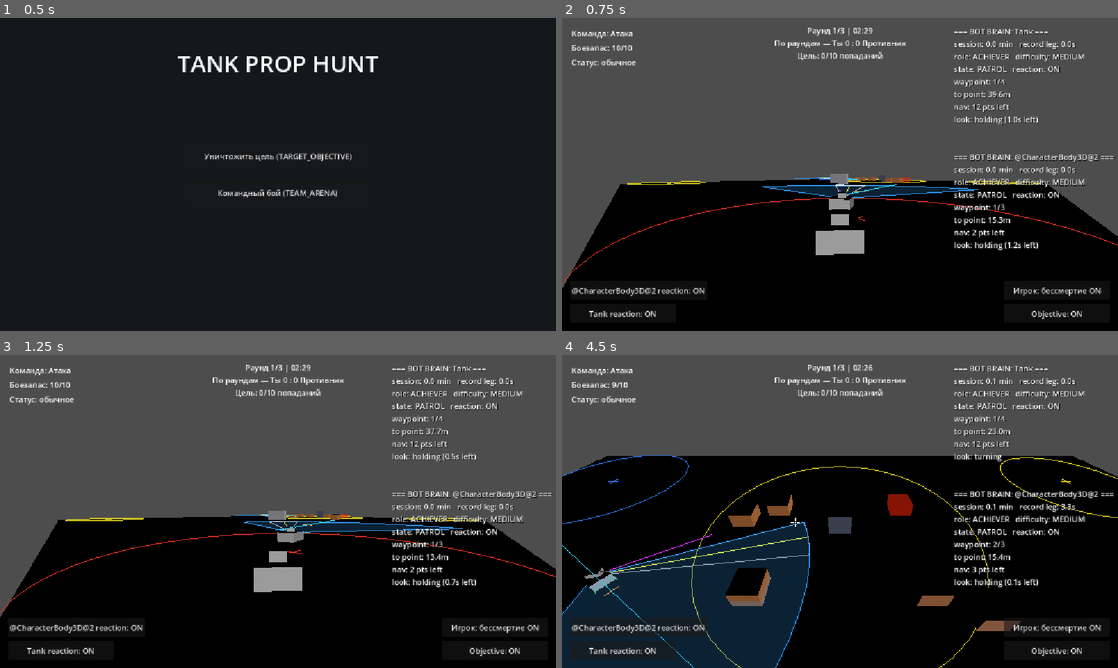
Above: before the commit, frames 1-4 (two rows, left to right).
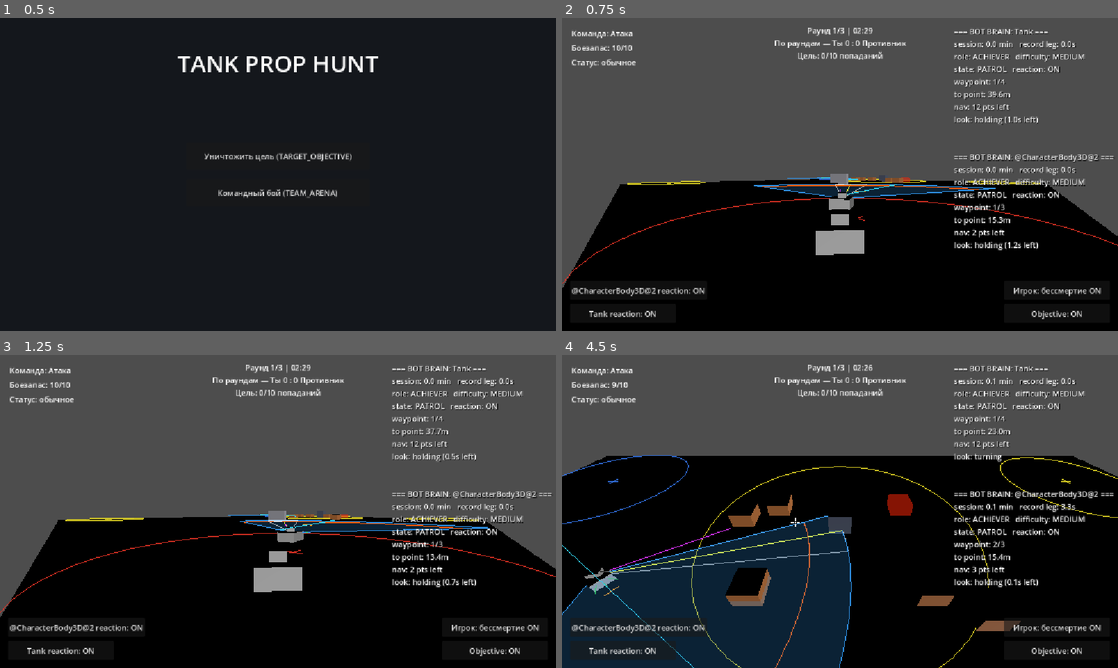
Above: after the commit, the same moments.

Repository: Imadakara/Tanks-Props
Game: Godot game, scene res://scenes/main_menu/MainMenu.tscn
The game is run twice, just before and just after one commit, with the same random seed, the same clock (stepped at 60 frames per second) and the same inputs.
Inputs (mouse positions are in pixels of both pictures, inside the frame that each line leads up to):
- Up to frame 1 (0.5 s): no input
- Up to frame 2 (0.75 s): click "Уничтожить цель (TARGET_OBJEC…" at 0.5 s
- Up to frame 3 (1.25 s): no input
- Up to frame 4 (4.5 s): tap Enter at 1.25 s; move the mouse to (867, 511) at 1.27 s; press the mouse at (867, 511) at 1.28 s; hold W (move_forward) from 1.28 s (still down); move the mouse to (812, 511) at 2.02 s; release the mouse at (812, 511) at 2.03 s; click (812, 511) at 2.1 s; move the mouse to (851, 505) at 2.77 s; hold E (toggle_disguise) 2.78-3.53 s; click (851, 505) at 3.05 s; move the mouse to (834, 517) at 3.52 s; tap 1 at 3.6 s; click (834, 517) at 3.8 s; move the mouse to (878, 514) at 4.27 s; press the mouse at (878, 514) at 4.28 s; tap 2 at 4.35 s

Frame 1 is identical in both runs. In frame 2, 0.3% of the frame differs, in the area x 34-78%, y 50-55%; in frame 3, 0.3%; in frame 4, 4.1%, in the area x 27-53%, y 51-100%.

Commit message:
bot farer shooting

Diff:
--- a/config/bot_tank_config.json
+++ b/config/bot_tank_config.json
@@ -2,6 +2,6 @@
   "move_speed": 6.0,
   "acceleration": 12.0,
   "turret_turn_speed": 1.0,
-  "projectile_launch_speed": 20.0,
+  "projectile_launch_speed": 30.0,
   "max_hits": 2
 }
--- a/config/player_tank_config.json
+++ b/config/player_tank_config.json
@@ -2,6 +2,6 @@
   "move_speed": 6.0,
   "acceleration": 12.0,
   "turret_turn_speed": 1.0,
-  "projectile_launch_speed": 30.0,
+  "projectile_launch_speed": 45.0,
   "max_hits": 2
 }
--- a/scenes/tank/tank_ai_controller.gd
+++ b/scenes/tank/tank_ai_controller.gd
@@ -215,15 +215,17 @@
 
 ## Радиус обзора (общий для обоих конусов) и полуширина ГЛАВНОГО конуса — жёстко на направлении
 ## корпуса, всегда активен, независимо от башни/блуждания (см. _can_see() и заголовок файла).
-## Шире, чем в v1 (была движущаяся "камера") — по прямому запросу, "как в других играх".
-## [ИЗМЕНЕНО, по прямому запросу — "увеличь дальность сектора обзора у корпуса и башни ботов в
-## полтора раза"] Было 10.0 (EASY 6.0, HARD 14.0, см. _DIFFICULTY_PRESETS) — ОБЩИЙ радиус для ОБОИХ
-## конусов (главного/корпуса и прицельного/башни, см. _can_see() — dist>vision_range отсекается ДО
-## разделения на конусы), поэтому одно число покрывает "и корпуса, и башни" сразу. Ширина секторов
-## (look_cone_deg/secondary_cone_deg) не менялась — просили именно ДАЛЬНОСТЬ, не угол.
-@export var vision_range: float = 15.0
+## Шире, чем в v1 (была движущаяся "камера") — по прямому запросу, "как в других играх". ОБЩИЙ
+## радиус для ОБОИХ конусов (главного/корпуса и прицельного/башни, см. _can_see() —
+## dist>vision_range отсекается ДО разделения на конусы), поэтому одно число покрывает "и корпуса,
+## и башни" сразу. Ширина секторов (look_cone_deg/secondary_cone_deg) не меняется вместе с этим
+## числом — правки дальности не означают правку угла.
+## `fire_range` == дальность обзора ДО последнего увеличения (см. ниже) — дистанция стрельбы
+## сознательно приравнена к прежнему радиусу сектора, после чего сам радиус вырос ещё на 20%:
+## бот снова видит дальше, чем стреляет, просто оба порога выше, чем были.
+@export var vision_range: float = 18.0
 @export var look_cone_deg: float = 100.0  # полный угол конуса вокруг направления корпуса
-@export var fire_range: float = 8.0
+@export var fire_range: float = 15.0
 @export var fire_aim_tolerance_deg: float = 5.0
 
 ## [ДОБАВЛЕНО, по прямому запросу — "текущая реализация стрельбы не учитывает параболическую
@@ -432,7 +434,9 @@
 ## Дебажная отрисовка (ImmediateMesh) поверх земли под ботом: веер — ГЛАВНЫЙ конус обзора
 ## (look_cone_deg, жёстко по направлению корпуса, радиус vision_range); цвет = текущий стейт
 ## (зелёный IDLE, голубой PATROL, красный DEFEND). Жёлтая линия — куда РЕАЛЬНО сейчас повёрнута
-## башня; узкий белый контур вокруг неё — прицельный конус (secondary_cone_deg).
+## башня; узкий белый контур вокруг неё — прицельный конус (secondary_cone_deg). Оранжевая дуга
+## внутри ОБОИХ конусов — граница fire_range: видит бот до vision_range, но стреляет только
+## внутри этой дуги (см. _update_fov_debug_draw()).
 @export var show_fov_debug: bool = true
 ## Линия текущего NavMesh-пути (голубая) — видна только в PATROL, см. _update_path_debug_draw().
 @export var show_path_debug: bool = true
@@ -457,9 +461,9 @@
 ## wander_min_turn_deg — общий для всех уровней, сложность его не меняет.
 const _DIFFICULTY_PRESETS := {
 	Difficulty.EASY: {
-		"vision_range": 9.0,  # было 6.0, ×1.5 — см. @export vision_range выше
+		"vision_range": 10.8,  # было 9.0 — см. @export vision_range выше
 		"look_cone_deg": 75.0,
-		"fire_range": 5.0,
+		"fire_range": 9.0,  # == прежний vision_range EASY
 		"fire_aim_tolerance_deg": 9.0,
 		"wander_hold_min_sec": 2.0,
 		"wander_hold_max_sec": 3.5,
@@ -467,9 +471,9 @@
 		"turret_turn_speed": 0.8,
 	},
 	Difficulty.HARD: {
-		"vision_range": 21.0,  # было 14.0, ×1.5 — см. @export vision_range выше
+		"vision_range": 25.2,  # было 21.0 — см. @export vision_range выше
 		"look_cone_deg": 130.0,
-		"fire_range": 11.0,
+		"fire_range": 21.0,  # == прежний vision_range HARD
 		"fire_aim_tolerance_deg": 3.0,
 		"wander_hold_min_sec": 0.5,
 		"wander_hold_max_sec": 1.2,
@@ -1094,7 +1098,7 @@
 	# [ИСПРАВЛЕНО, по прямому запросу — "измени условие выхода из ALERT — не если нет танков в
 	# окружности, а если objective не получает урон 10 сек с момента последнего выстрела"] Ранняя
 	# версия (гео-проверка "враг физически в круге") оказалась СЛИШКОМ строгой КАК ЕДИНСТВЕННОЕ
-	# условие: defense-бот патрулирует прямо рядом с objective, vision_range(15) достаточно велик
+	# условие: defense-бот патрулирует прямо рядом с objective, vision_range(18) достаточно велик
 	# относительно радиуса круга — как только атакующий попадал в круг, его почти всегда СРАЗУ же
 	# УЖЕ было видно напрямую (приоритет "вижу цель → DEFEND" срабатывал раньше), ALERT почти
 	# никогда не успевал активироваться заметно. Таймер по факту попаданий заменил её как основное
@@ -1356,8 +1360,9 @@
 ## уравнение снаряда `y = x*tanθ - g*x²/(2v²cos²θ)`, решается как квадратное относительно t=tanθ
 ## (используя 1/cos²θ = 1+t²): `(g*x²/2v²)*t² - x*t + (y + g*x²/2v²) = 0`. Два корня — настильная
 ## (низкая) и навесная (высокая) дуги; берём НИЗКУЮ (t_low = меньший корень) — обычная танковая
-## пушка, не миномёт; на игровых дистанциях (fire_range 8-11м, launch_speed ~20) угол получается
-## единицы градусов, комфортно внутри диапазона дула бота (-15°..+30°, см. barrel_controller.gd).
+## пушка, не миномёт; на игровых дистанциях (fire_range 9-21м, launch_speed ботов ~30) угол
+## получается единицы градусов, комфортно внутри диапазона дула бота (-15°..+30°, см.
+## barrel_controller.gd).
 ## Дискриминант < 0 — цель физически недостижима на данной скорости снаряда (не должно случаться
 ## при dist<=fire_range с текущим балансом, но на случай будущей рассинхронизации баланса — берём
 ## максимальный доступный угол вместо NaN/деления на некорректный результат).
@@ -2123,6 +2128,18 @@
 	mesh.surface_add_vertex(center)
 	mesh.surface_end()
 
+	# Граница дистанции стрельбы (fire_range) — дуга ВНУТРИ главного конуса, без линий к центру
+	# (не заливка, чисто маркер порога), чтобы отличать "вижу" (весь конус, до vision_range) от
+	# "могу стрелять" (только внутри этой дуги). fire_range всегда <= vision_range по конструкции
+	# (см. @export-блок выше), дуга физически ложится внутри конуса, не выходит за его пределы.
+	mesh.surface_begin(Mesh.PRIMITIVE_LINE_STRIP)
+	mesh.surface_set_color(Color(1.0, 0.35, 0.0, 0.95))
+	for i in range(SEGMENTS + 1):
+		var t2b: float = float(i) / float(SEGMENTS)
+		var deg2b: float = lerp(cone_min_deg, cone_max_deg, t2b)
+		mesh.surface_add_vertex(_local_point(deg2b, fire_range, HEIGHT))
+	mesh.surface_end()
+
 	# Текущее РЕАЛЬНОЕ направление башни (куда башня уже физически довернула, не куда стремится) —
 	# turret уже дочерний узел _body, rotation.y у неё локальный без пересчёта.
 	var turret_local_deg: float = rad_to_deg(_turret.rotation.y)
@@ -2145,6 +2162,17 @@
 		var deg3: float = lerp(sec_min_deg, sec_max_deg, t3)
 		mesh.surface_add_vertex(_local_point(deg3, radius, HEIGHT))
 	mesh.surface_add_vertex(center)
+	mesh.surface_end()
+
+	# Та же граница дистанции стрельбы, но внутри прицельного (башенного) сектора — цель может
+	# попасть в кадр через ЛЮБОЙ из двух конусов (см. _can_see()), поэтому порог стрельбы отмечен
+	# в обоих.
+	mesh.surface_begin(Mesh.PRIMITIVE_LINE_STRIP)
+	mesh.surface_set_color(Color(1.0, 0.35, 0.0, 0.95))
+	for i in range(SEGMENTS + 1):
+		var t3b: float = float(i) / float(SEGMENTS)
+		var deg3b: float = lerp(sec_min_deg, sec_max_deg, t3b)
+		mesh.surface_add_vertex(_local_point(deg3b, fire_range, HEIGHT))
 	mesh.surface_end()
 
 	# Целевой угол блуждания башни (_look_yaw — куда башня СЕЙЧАС стремится довернуться, "линия",
--- a/scenes/tank/weapon_controller.gd
+++ b/scenes/tank/weapon_controller.gd
@@ -10,7 +10,11 @@
 signal fired()
 
 @export var is_player_controlled: bool = true
-@export var launch_speed: float = 20.0
+## Дефолт скрипта — тот же приём, что у health_component.gd's max_hits: TeamSpawner всегда
+## переопределяет это из config/*_tank_config.json, но дефолт держим на уровне актуального
+## баланса (текущий бот-профиль, 30.0) — на случай будущего статичного инстанса Tank.tscn в
+## обход спавнера, чтобы он не откатывался молча на устаревшее число.
+@export var launch_speed: float = 30.0
 @export var muzzle_forward_offset: float = 0.8
 @export var muzzle_up_offset: float = 0.0
 
